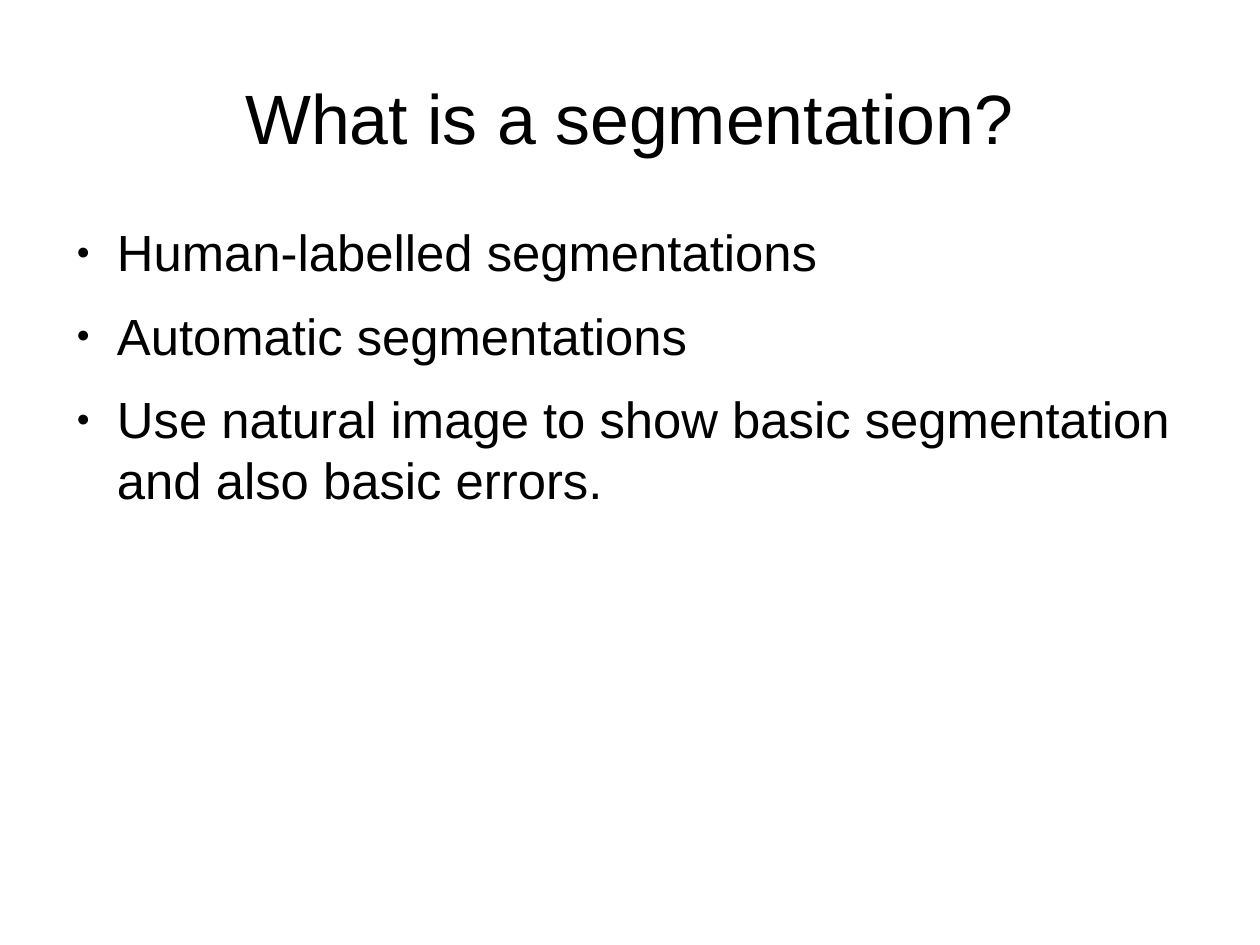
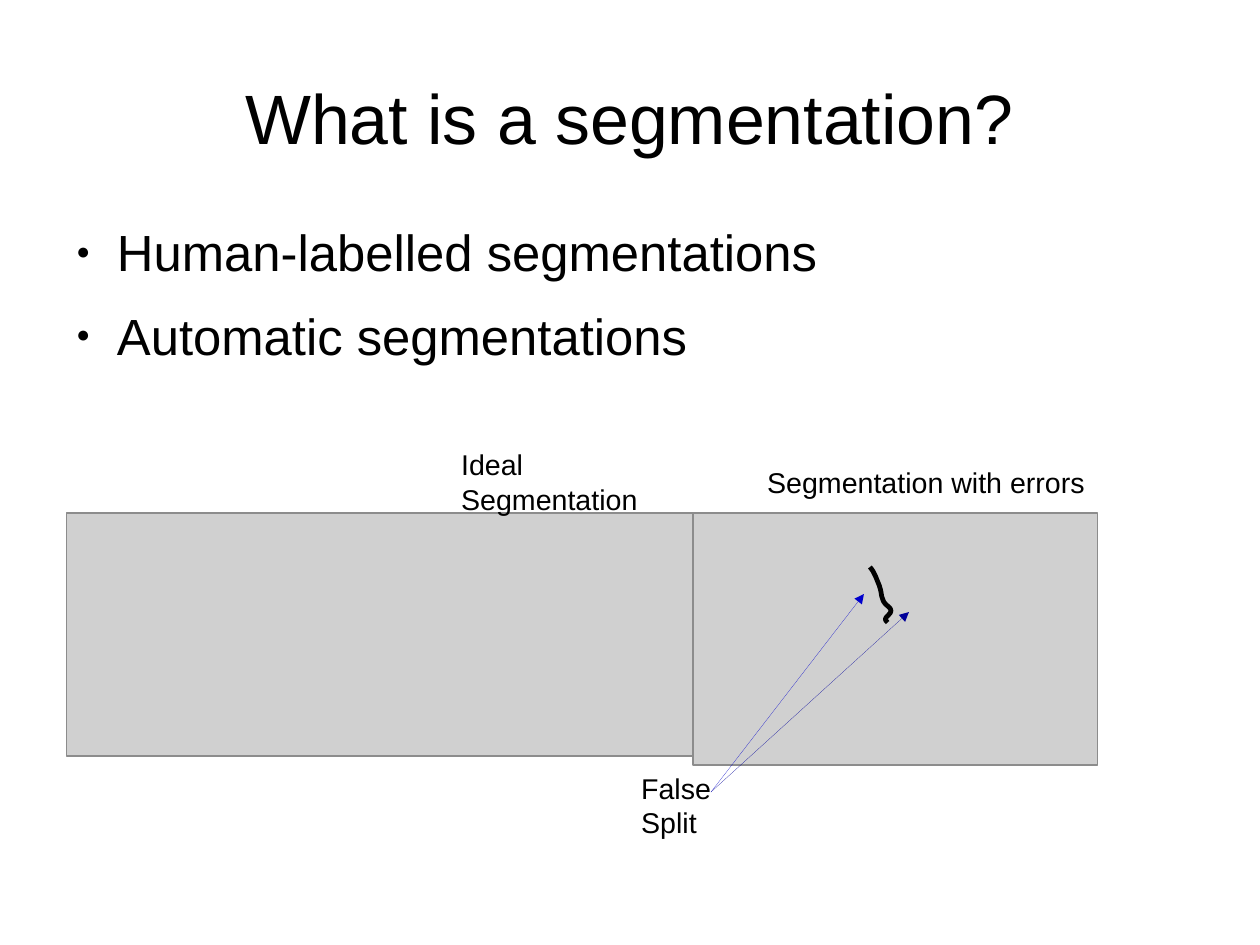
Before and after one commit to JohnnyTeutonic/view_all, a slide deck: slide 2 of Segmentation_Presentation.odp. Drawn at 1260x945 pixels with LibreOffice and Linux fonts; fonts in the diff are those of the drawing; grey boxes stand for pictures. Boxes give left, top, right and bottom in pixels: in the first picture for what was removed or moved away, otherwise in the second. Text is boxed around its words. In the diff, an @@ line names an element or a change of style, - is before the commit and + after.

```diff
--- a/Segmentation_Presentation.odp
+++ b/Segmentation_Presentation.odp
@@ text at <box>117,401,1170,500</box>: paragraph removed @@
-● Use natural image to show basic segmentation and also basic errors.
@@ text added at <box>461,454,637,515</box>, 18 pt, text #000000 @@
+Ideal Segmentation
@@ text added at <box>767,472,1085,498</box>, 18 pt, text #000000 @@
+Segmentation with errors
@@ picture added at <box>66,513,756,757</box> @@
@@ picture added at <box>693,513,1098,765</box> @@
@@ freeform shape added at <box>870,567,892,623</box>, outline #000000 3 pt @@
@@ arrow added from (711, 792) to (864, 595), #0000CC 0 pt @@
@@ arrow added from (711, 792) to (909, 612), #000099 0 pt @@
@@ text added at <box>641,778,711,839</box>, 18 pt, text #000000 @@
+False Split
```
Also in this commit, not shown: 3 other slides changed, 4 slides added, 3 slides removed, 1 other file.
